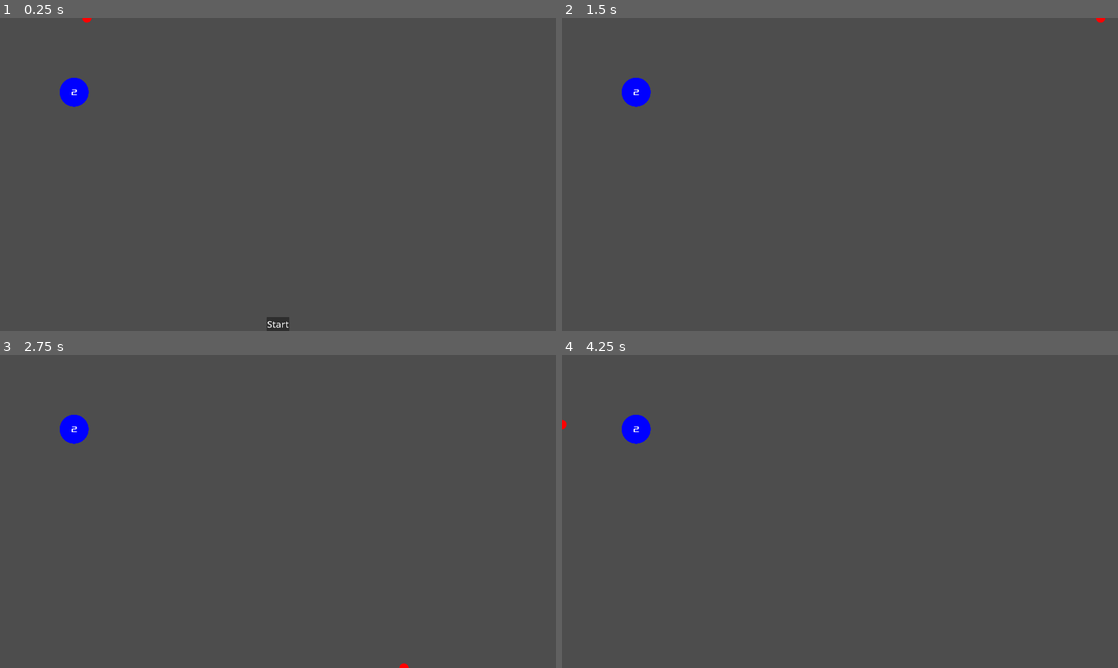
Above: before the commit, frames 1-4 (two rows, left to right).
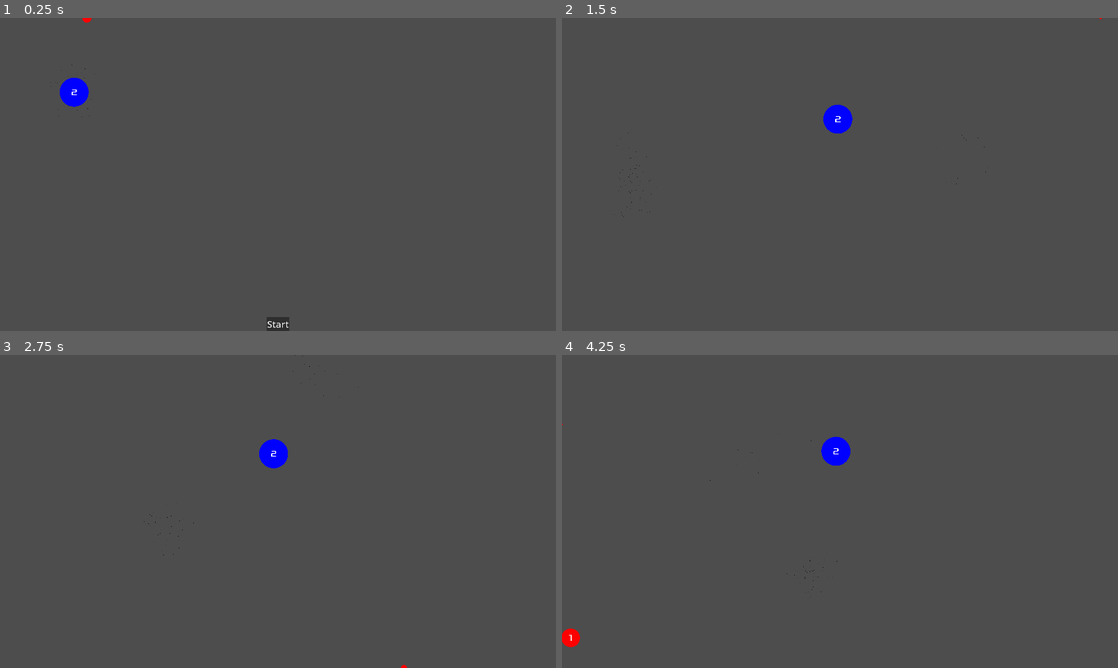
Above: after the commit, the same moments.

Repository: nuts4nuts4nuts/flappyversary
Game: Godot game, scene res://scenes/main.tscn
Two runs of this game, one before a commit and one after it. Both use one fixed random seed, a clock stepped at 60 frames per second and the inputs below.
Inputs (mouse positions are in pixels of both pictures, inside the frame that each line leads up to):
- Up to frame 1 (0.25 s): no input
- Up to frame 2 (1.5 s): click "Start" at 0.5 s; tap Enter at 1.25 s; move the mouse to (962, 158) at 1.27 s; press the mouse at (962, 158) at 1.28 s; hold Up from 1.28 s (still down)
- Up to frame 3 (2.75 s): move the mouse to (166, 527) at 2.02 s; release Up at 2.03 s; release the mouse at (166, 527) at 2.03 s; hold Down from 2.03 s (still down); click (166, 527) at 2.1 s
- Up to frame 4 (4.25 s): move the mouse to (895, 442) at 2.77 s; release Down at 2.78 s; press the mouse at (895, 442) at 2.78 s; hold Up from 2.78 s (still down); tap Space at 3.5 s; move the mouse to (812, 574) at 3.52 s; release the mouse at (812, 574) at 3.53 s; click (812, 574) at 3.6 s

The runs differ from the first frame. In frame 1, less than 0.1% of the frame differs, in the area x 9-17%, y 14-32%; in frame 2, 0.8%; in frame 3, 0.8%; in frame 4, 1.0%, in the area x 0-52%, y 19-94%.
Error before the commit: Attempt to call function 'activate' in base 'null instance' on a null instance. (res://scripts/main.gd:52)

Commit message:
Re-add curve?

Diff:
--- a/scenes/gravity-well.tscn
+++ b/scenes/gravity-well.tscn
@@ -1,47 +1,27 @@
-[gd_scene load_steps=8 format=3 uid="uid://cndnlt3bclw7u"]
+[gd_scene load_steps=5 format=3 uid="uid://cndnlt3bclw7u"]
 
 [ext_resource type="Script" path="res://scripts/gravity-well.gd" id="1_32knt"]
 [ext_resource type="Texture2D" uid="uid://5qxfnkeuhmm3" path="res://assets/download-white-circle-png-31629716484axd08oupl9.png" id="2_o8ksl"]
 
-[sub_resource type="Curve" id="Curve_h4hpy"]
-min_value = -360.0
-max_value = 360.0
-_data = [Vector2(0, -360), 0.0, 0.0, 0, 0, Vector2(0.807692, 235.636), 1144.33, 1144.33, 0, 0, Vector2(1, 360), 0.0, 0.0, 0, 0]
-point_count = 3
-
-[sub_resource type="CurveTexture" id="CurveTexture_rsrix"]
-curve = SubResource("Curve_h4hpy")
-
-[sub_resource type="Curve" id="Curve_x2p6j"]
-_data = [Vector2(0, 0), 0.0, 0.0, 0, 0, Vector2(0.112426, 0.572727), 3.19564, 3.19564, 0, 0, Vector2(0.872781, 0.518182), -2.1948, -2.1948, 0, 0, Vector2(1, 0), 0.0, 0.0, 0, 0]
-point_count = 4
-
-[sub_resource type="CurveTexture" id="CurveTexture_was50"]
-curve = SubResource("Curve_x2p6j")
+[sub_resource type="Curve" id="Curve_4xt77"]
+_data = [Vector2(0, 1), 0.0, -3.35811, 0, 0, Vector2(1, 0), -0.170755, 0.0, 0, 0]
+point_count = 2
 
 [sub_resource type="ParticleProcessMaterial" id="ParticleProcessMaterial_mnacg"]
 emission_shape = 2
-emission_sphere_radius = 180.0
+emission_sphere_radius = 200.0
 particle_flag_disable_z = true
-direction = Vector3(0, 0, 0)
-spread = 180.0
+direction = Vector3(1, 1, 0)
 gravity = Vector3(0, 0, 0)
-orbit_velocity_min = 0.06
+orbit_velocity_min = 0.04
 orbit_velocity_max = 0.08
-radial_accel_min = -800.0
-radial_accel_max = -300.0
-tangential_accel_min = -33.15
-tangential_accel_max = 51.93
+radial_accel_min = -100.0
+radial_accel_max = -100.0
 damping_min = 21.55
 damping_max = 40.88
-angle_min = -341.9
-angle_max = 199.1
-angle_curve = SubResource("CurveTexture_rsrix")
-scale_max = 6.0
-scale_curve = SubResource("CurveTexture_was50")
+scale_max = 3.0
 color = Color(0, 0, 0, 1)
-turbulence_noise_strength = 5.75
-turbulence_noise_speed_random = 6.35
+turbulence_noise_strength = 12.71
 
 [node name="Gravity Well" type="Node2D"]
 script = ExtResource("1_32knt")
@@ -55,4 +35,5 @@
 [node name="GPUParticles2D" type="GPUParticles2D" parent="."]
 amount = 200
 process_material = SubResource("ParticleProcessMaterial_mnacg")
-lifetime = 0.5
+lifetime = 3.0
+speed_scale = 3.0
--- a/scripts/gravity-well.gd
+++ b/scripts/gravity-well.gd
@@ -4,7 +4,6 @@
 @export var max_distance: int = 2048
 @export var target_mult: int = 400
 @export var non_target_mult: int = 300
-
 
 var attraction_force = 40
 var game_started = false
